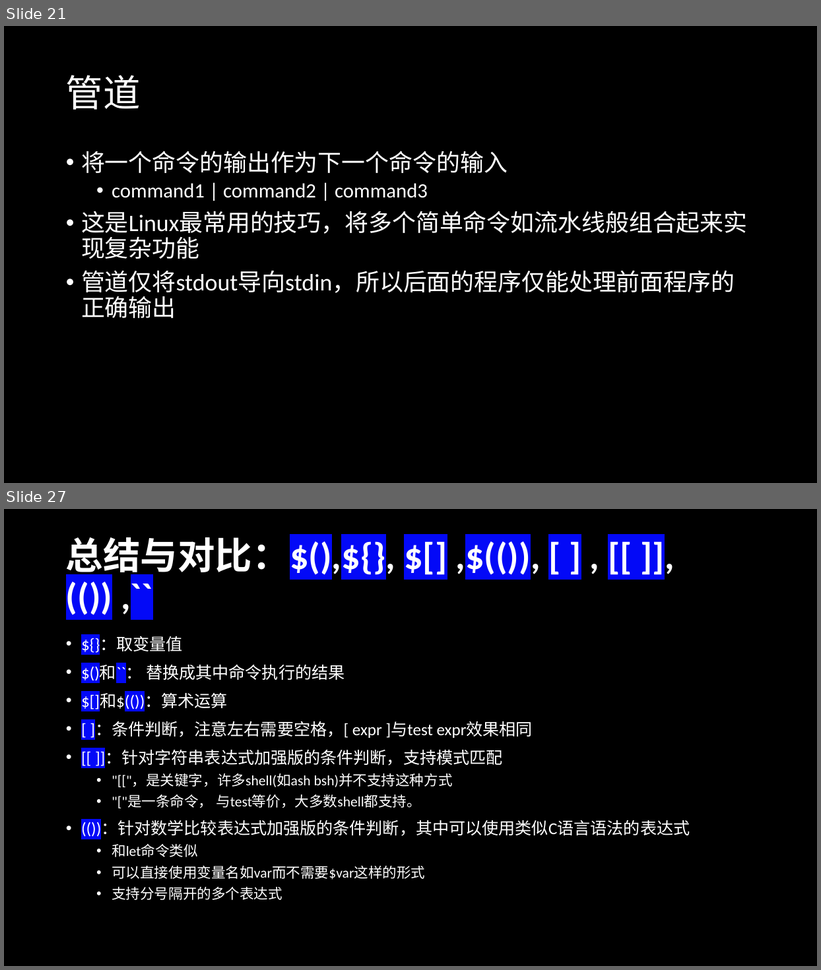
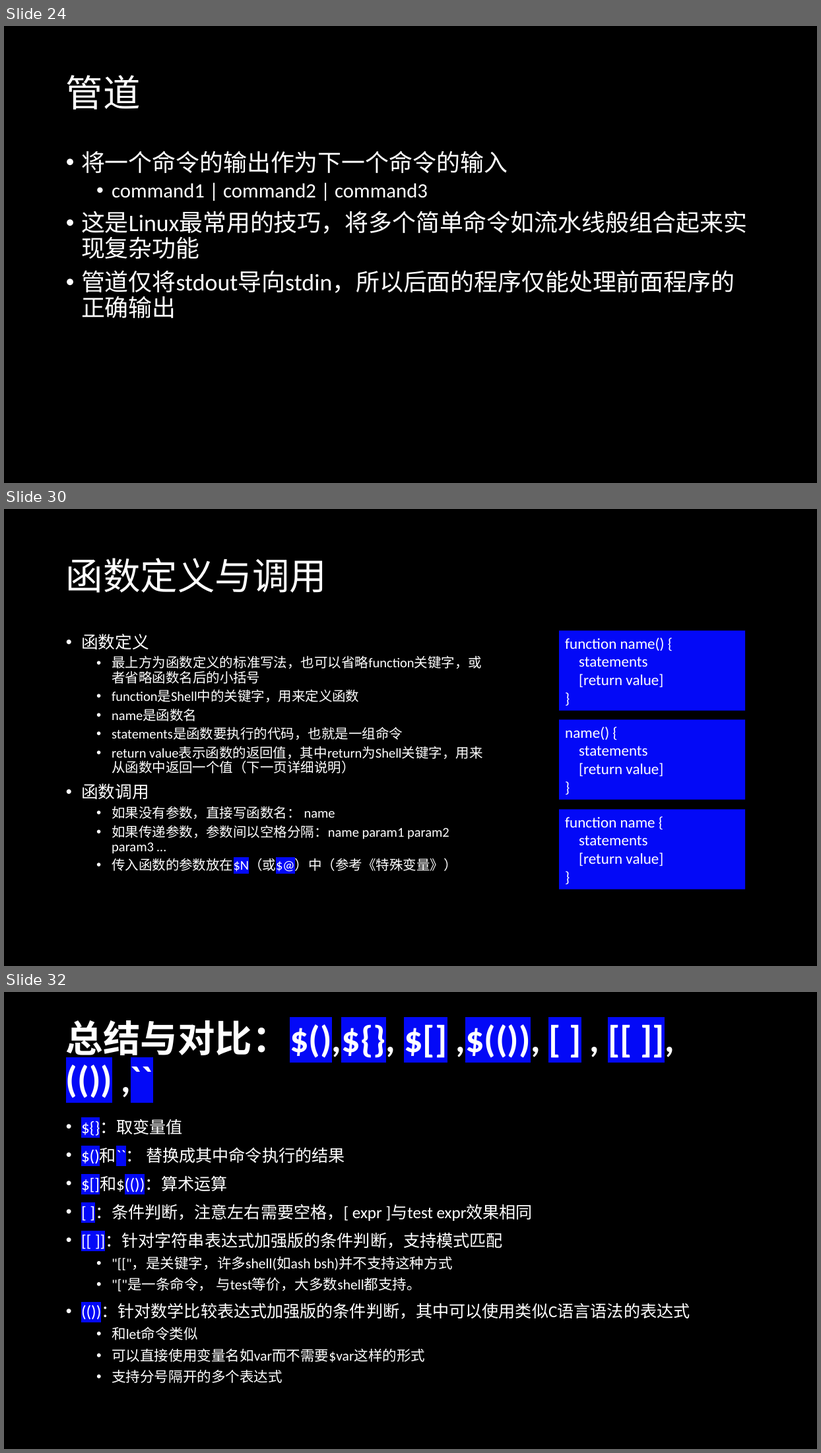
Before and after one commit to SleepySoft/SleepyMemo, a slide deck: Linux命令行和Shell脚本.pptx. Shown one above the other, each under a label of ours: slides 21 and 27 before the commit, slides 24, 30 and 32 after it; the slides between them are not shown. The pictures are 821x970 and 821x1453 pixels, drawn with LibreOffice and Linux fonts; fonts in the diff are those of the drawing. Boxes give left, top, right and bottom in pixels: in the first picture for what was removed or moved away, otherwise in the second. Text is boxed around its words. In the diff, an @@ line names an element or a change of style, - is before the commit and + after.

```diff
--- a/Linux命令行和Shell脚本.pptx
+++ b/Linux命令行和Shell脚本.pptx
@@ slide 30 added at (x1=4, y1=509, x2=817, y2=966), background #000000 @@
@@ title added at (x1=66, y1=558, x2=327, y2=593), 44 pt, text #FFFFFF @@
+函数定义与调用
@@ text added at (x1=81, y1=634, x2=482, y2=874), 16 pt, text #FFFFFF @@
+• 函数定义
+  • 最上方为函数定义的标准写法，也可以省略function关键字，或者省略函数名后的小括号
+  • function是Shell中的关键字，用来定义函数
+  • name是函数名
+  • statements是函数要执行的代码，也就是一组命令
+  • return value表示函数的返回值，其中return为Shell关键字，用来从函数中返回一个值（下一页详细说明）
+• 函数调用
+  • 如果没有参数，直接写函数名： name
+  • 如果传递参数，参数间以空格分隔：name param1 param2 param3 …
+  • 传入函数的参数放在$N（或$@）中（参考《特殊变量》）
@@ rectangle added at (x1=559, y1=631, x2=745, y2=711), fill #0309F7, 18 pt, text #FFFFFF @@
+function name() {
+statements
+[return value]
+}
@@ rectangle added at (x1=559, y1=720, x2=745, y2=800), fill #0309F7, 18 pt, text #FFFFFF @@
+name() {
+statements
+[return value]
+}
@@ rectangle added at (x1=559, y1=810, x2=745, y2=890), fill #0309F7, 18 pt, text #FFFFFF @@
+function name {
+statements
+[return value]
+}
@@ what was slide 21 is now slide 24 @@
@@ what was slide 27 is now slide 32 @@
```
Also in this commit, not shown: 2 slides changed, 7 other slides added, 3 slides removed.
